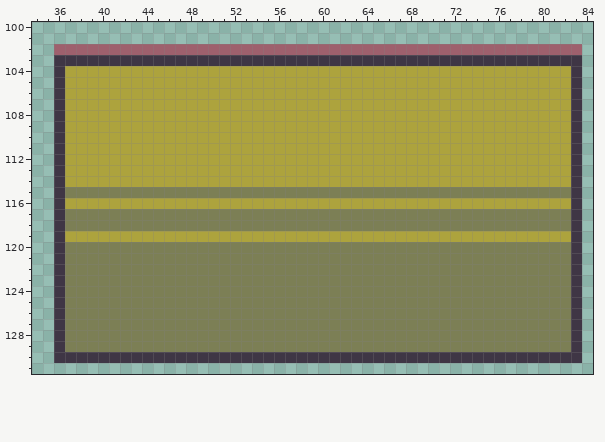
Pixel-art file -- ART/Jacson/Tilemap/school.aseprite. Above: the version before the commit.
384x384 pixels, 1 frame. Shown: x 34..84, y 100..131. The commit also changed other parts of the picture, which this record leaves out.
And afterwards:
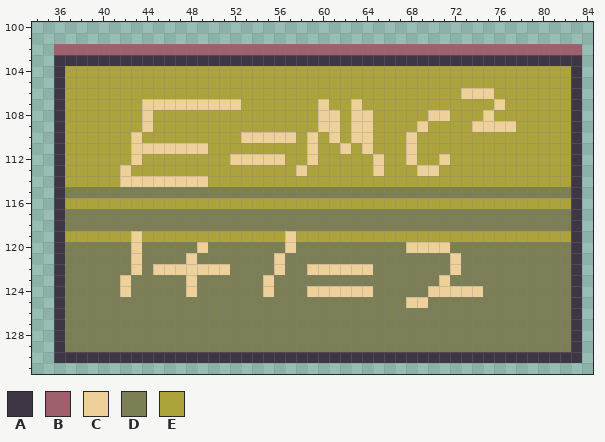
Palette (. is transparent): A #3f3645  B #9e606d  C #eed09b  D #7c7f55  E #ada33d
Edits made:
layer "Difference" added
Layer "Difference":
Colour C replaces colour D in row 120 at x 43, 49, 57 and 68 to 71; in row 121 at x 43, 48, 56 and 72; in row 122 at x 43, 45 to 51, 56, 59 to 64 and 72; in row 123 at x 42, 48, 55 and 71; in row 124 at x 42, 48, 55, 59 to 64 and 70 to 74; in row 125 at x 68 to 69.
Colour C replaces colour E in row 106 at x 73 to 75; in row 107 at x 44 to 52, 60, 63 and 76; in row 108 at x 44, 60 to 61, 63 to 64, 70 to 71 and 75; in row 109 at x 44, 60 to 61, 63 to 64, 69 and 74 to 77; in row 110 at x 43, 53 to 57, 59, 61, 63 to 64 and 68; in row 111 at x 43 to 49, 59, 62, 64 and 68.
Colour C replaces colour E in row 112 at x 43, 52 to 56, 59, 65, 68 and 71; in row 113 at x 42, 58, 65 and 69 to 70; in row 114 at x 42 to 49; in row 119 at x 43 and 57.
